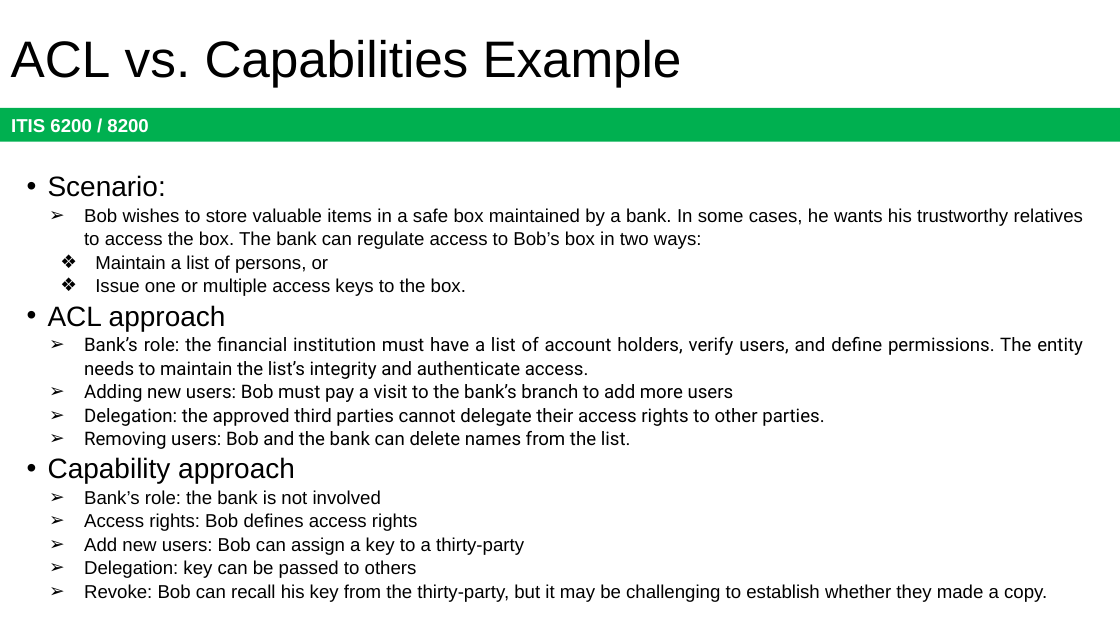
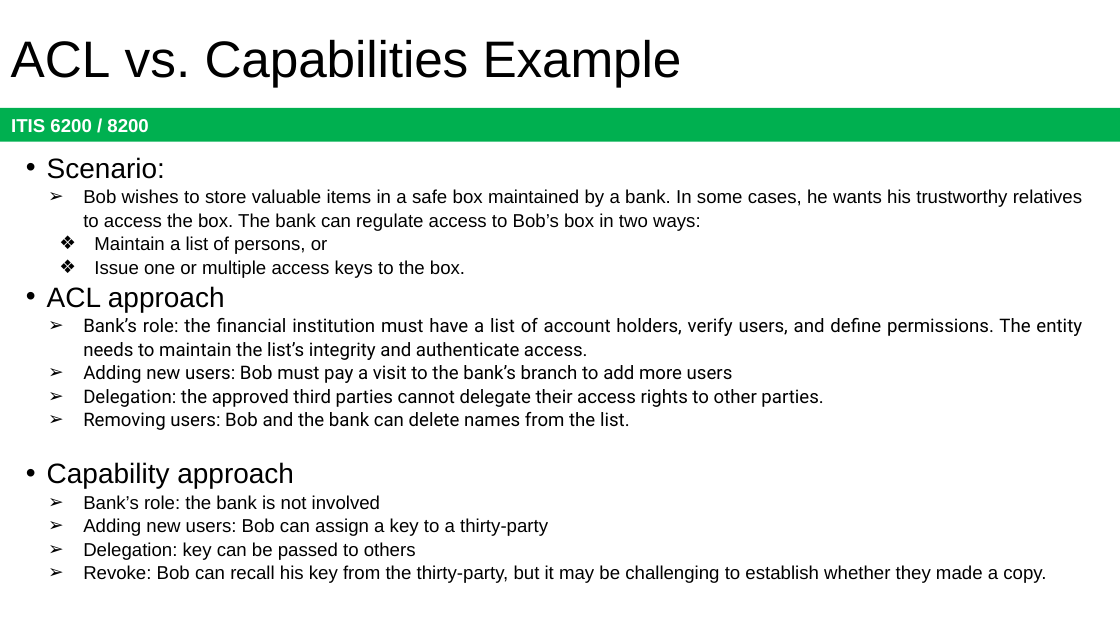
Before and after one commit to jx5c/github.io, a slide deck: slide 21 of teaching/ITIS6200/2023fa/lectures/lec09.pptx. Drawn at 1120x630 pixels with LibreOffice and Linux fonts; fonts in the diff are those of the drawing. Boxes give left, top, right and bottom in pixels: in the first picture for what was removed or moved away, otherwise in the second. Text is boxed around its words. In the diff, an @@ line names an element or a change of style, - is before the commit and + after.

```diff
--- a/teaching/ITIS6200/2023fa/lectures/lec09.pptx
+++ b/teaching/ITIS6200/2023fa/lectures/lec09.pptx
@@ text "Scenario:": place and size @@
-text "Scenario:" at bbox=[48, 175, 1083, 602]
+text "Scenario:" at bbox=[47, 157, 1082, 583]
@@ text at bbox=[83, 518, 548, 536]: text changed @@
-      ➢ Access rights: Bob defines access rights
-      ➢ Add new users: Bob can assign a key to a thirty-party
+      ➢ Adding new users: Bob can assign a key to a thirty-party
```
Also in this commit, not shown: 15 other slides changed, 1 slide removed, 1 other file.
